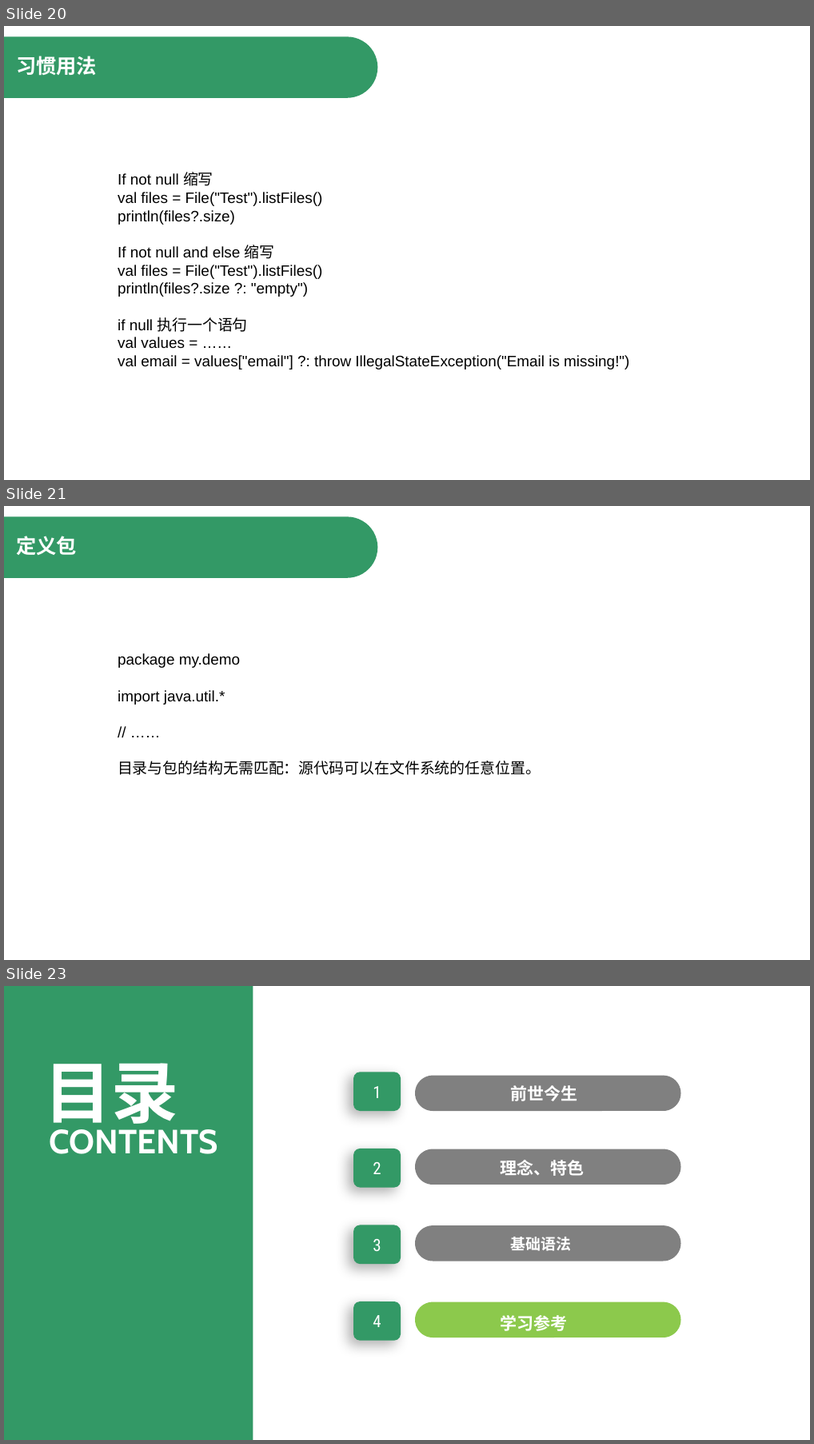
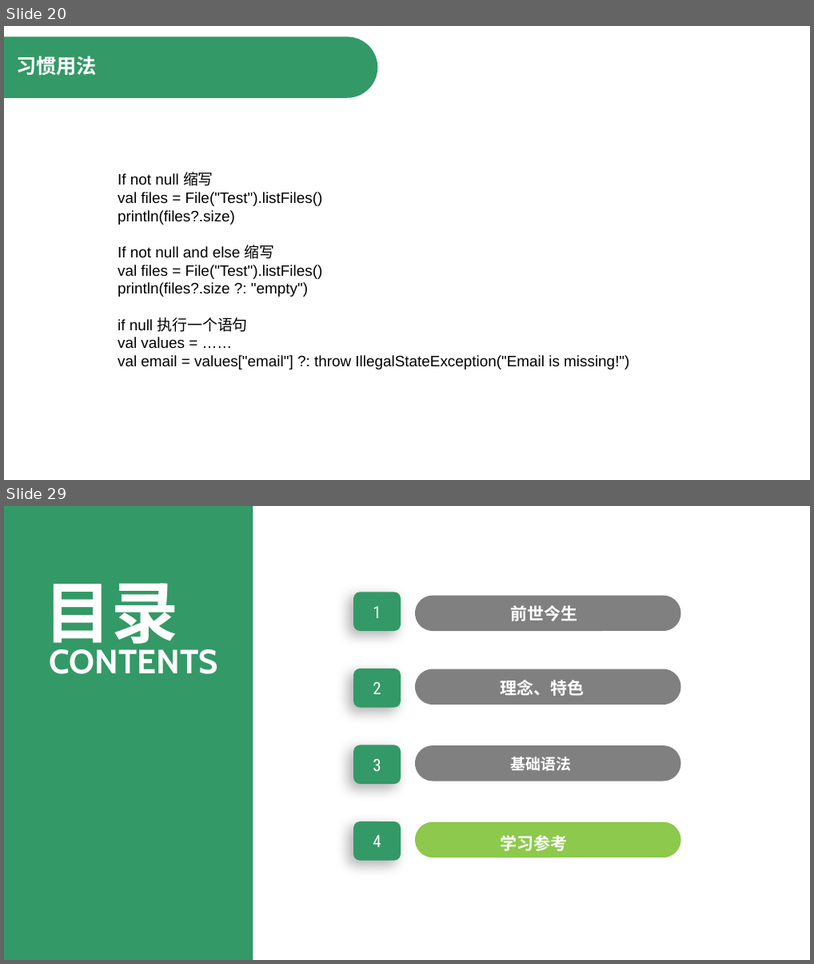
Before and after one commit to JosephLoveWong/UStory, a slide deck: app/Kotlin开发入门_王明明.pptx. Shown one above the other, each under a label of ours: slides 20, 21 and 23 before the commit, slides 20 and 29 after it; the slides between them are not shown. The pictures are 814x1444 and 814x964 pixels, drawn with LibreOffice and Linux fonts; fonts in the diff are those of the drawing. Boxes give left, top, right and bottom in pixels: in the first picture for what was removed or moved away, otherwise in the second. Text is boxed around its words. In the diff, an @@ line names an element or a change of style, - is before the commit and + after.

Commit message:
viewDemo

```diff
--- a/app/Kotlin开发入门_王明明.pptx
+++ b/app/Kotlin开发入门_王明明.pptx
@@ slide 21 removed at box(4, 506, 810, 960), background #FFFFFF @@
@@ round same rect removed at box(4, 516, 378, 578) @@
@@ text removed at box(16, 536, 77, 555) @@
-定义包
@@ text removed at box(118, 653, 541, 775) @@
-package my.demo
-import java.util.*
-// ……
-目录与包的结构无需匹配：源代码可以在文件系统的任意位置。
@@ what was slide 23 is now slide 29 @@
```
Also in this commit, not shown: 8 slides added, 1 other slide removed, 34 other files.
